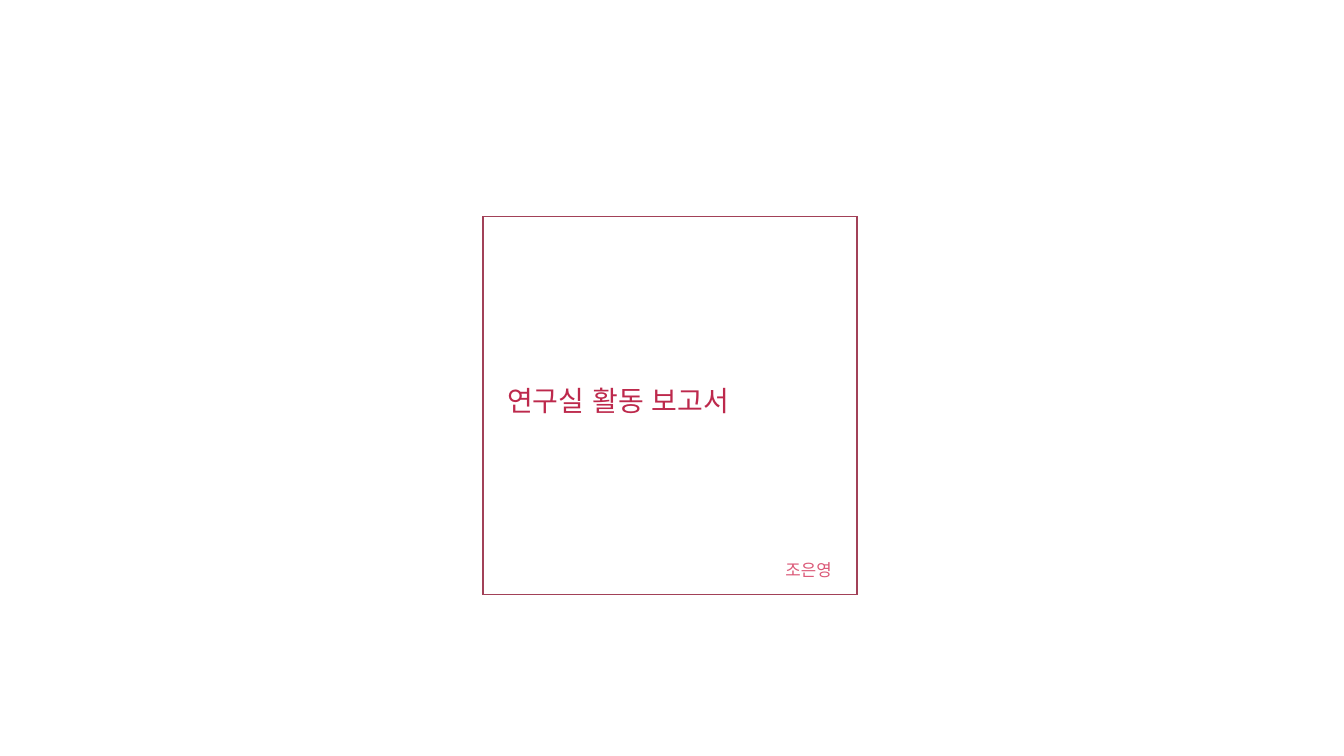
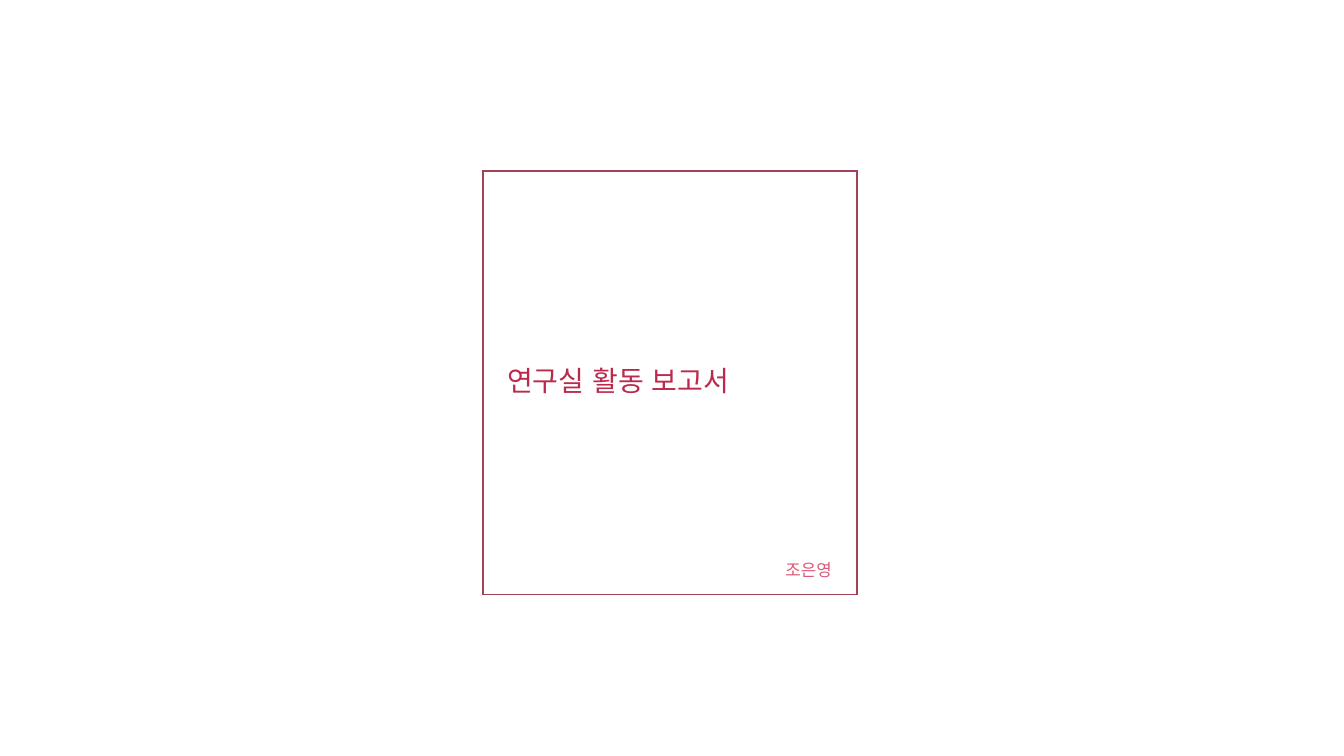
Before and after one commit to choeunyoung0208/silverzerowaterkite, a slide deck: slide 1 of 200325/2020.03.26.pptx. Drawn at 1344x756 pixels with LibreOffice and Linux fonts; fonts in the diff are those of the drawing. Boxes give left, top, right and bottom in pixels: in the first picture for what was removed or moved away, otherwise in the second. Text is boxed around its words. In the diff, an @@ line names an element or a change of style, - is before the commit and + after.

```diff
--- a/200325/2020.03.26.pptx
+++ b/200325/2020.03.26.pptx
@@ rectangle: place and size @@
-rectangle at [483,217,857,595]
+rectangle at [483,170,857,594]
@@ text "연구실 활동 보고서": place and size @@
-text "연구실 활동 보고서" at [507,387,729,414]
+text "연구실 활동 보고서" at [507,367,729,394]
```
Also in this commit, not shown: 2 other slides changed, 1 other file.
